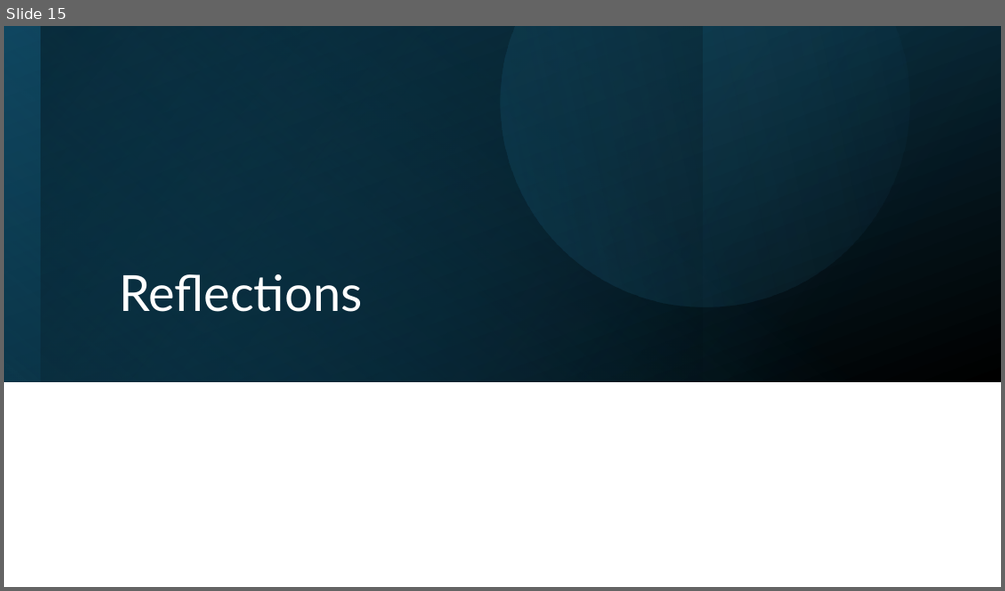
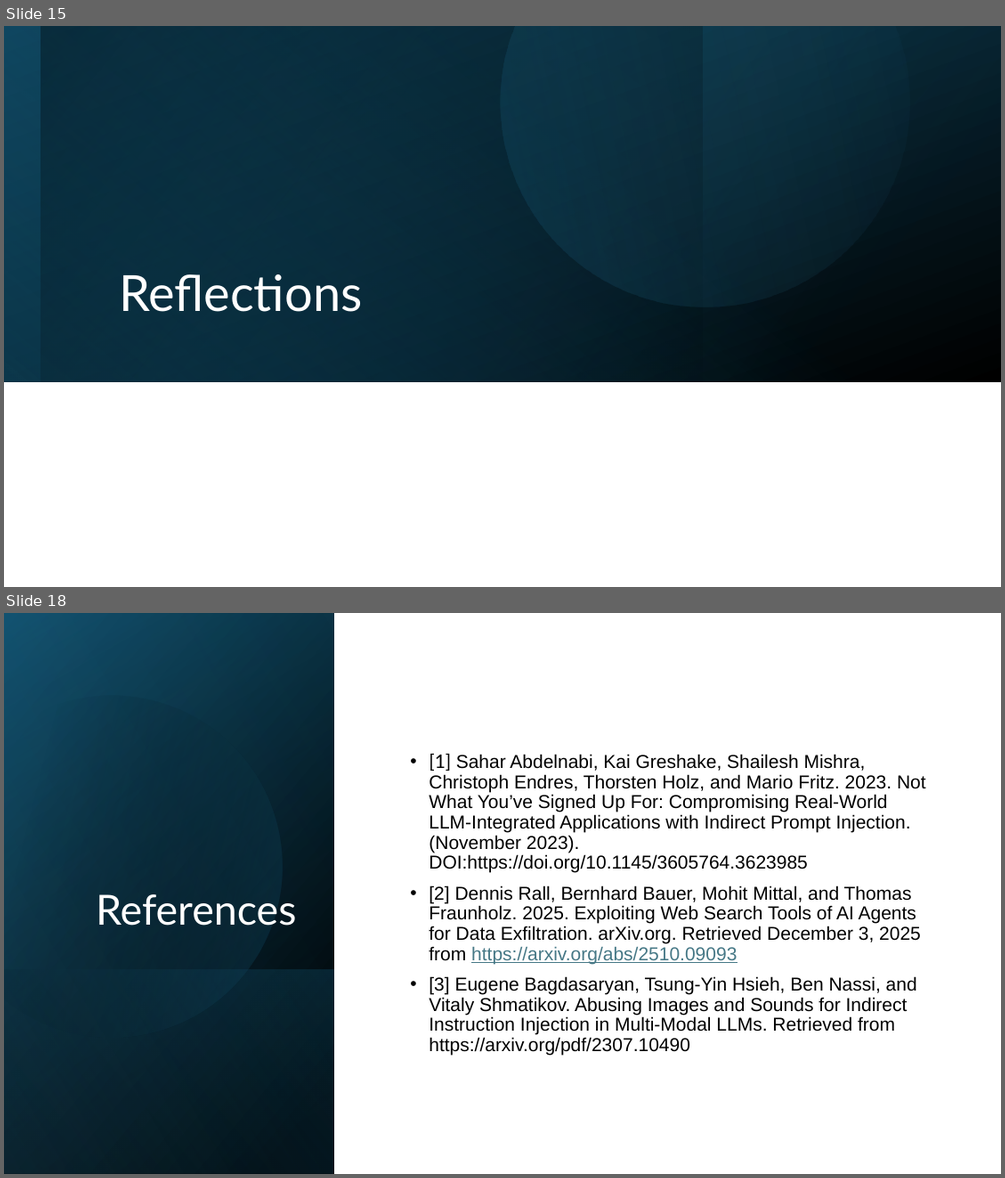
Before and after one commit to Fitch-Gamer/Bachelors-Dissertation, a slide deck: Demonstration of progress/Demonstration of progress.pptx. Shown one above the other, each under a label of ours: slide 15 before the commit, slides 15 and 18 after it; the slides between them are not shown. The pictures are 1005x591 and 1005x1178 pixels, drawn with LibreOffice and Linux fonts; fonts in the diff are those of the drawing. Boxes give left, top, right and bottom in pixels: in the first picture for what was removed or moved away, otherwise in the second. Text is boxed around its words. In the diff, an @@ line names an element or a change of style, - is before the commit and + after.

```diff
--- a/Demonstration of progress/Demonstration of progress.pptx
+++ b/Demonstration of progress/Demonstration of progress.pptx
@@ slide 18 added at <box>4,613,1001,1174</box>, background #FFFFFF @@
@@ rectangle added at <box>4,613,1001,1174</box>, fill #FFFFFF @@
@@ rectangle added at <box>4,613,334,1174</box>, fill gradient #000000 to #104862 @@
@@ rectangle added at <box>4,614,334,1174</box>, fill gradient #000000 to #156082 @@
@@ rectangle added at <box>4,613,334,1173</box>, fill gradient #000000 to #46B1E1 @@
@@ freeform shape added at <box>4,655,324,1071</box>, fill gradient #000000 to #156082 @@
@@ text added at <box>429,754,926,1055</box>, 18 pt, text #000000 @@
+• [1] Sahar Abdelnabi, Kai Greshake, Shailesh Mishra, Christoph Endres, Thorsten Holz, and Mario Fritz. 2023. Not What You’ve Signed Up For: Compromising Real-World LLM-Integrated Applications with Indirect Prompt Injection. (November 2023). DOI:https://doi.org/10.1145/3605764.3623985
+• [2] Dennis Rall, Bernhard Bauer, Mohit Mittal, and Thomas Fraunholz. 2025. Exploiting Web Search Tools of AI Agents for Data Exfiltration. arXiv.org. Retrieved December 3, 2025 from https://arxiv.org/abs/2510.09093
+• [3] Eugene Bagdasaryan, Tsung-Yin Hsieh, Ben Nassi, and Vitaly Shmatikov. Abusing Images and Sounds for Indirect Instruction Injection in Multi-Modal LLMs. Retrieved from https://arxiv.org/pdf/2307.10490
@@ title added at <box>96,894,296,925</box>, 40 pt, text #FFFFFF @@
+References
@@ rectangle added at <box>4,969,334,1174</box>, fill gradient #156082 to #000000 @@
```
Also in this commit, not shown: 3 slides changed, 3 other slides added, 3 slides removed, 17 other files.
